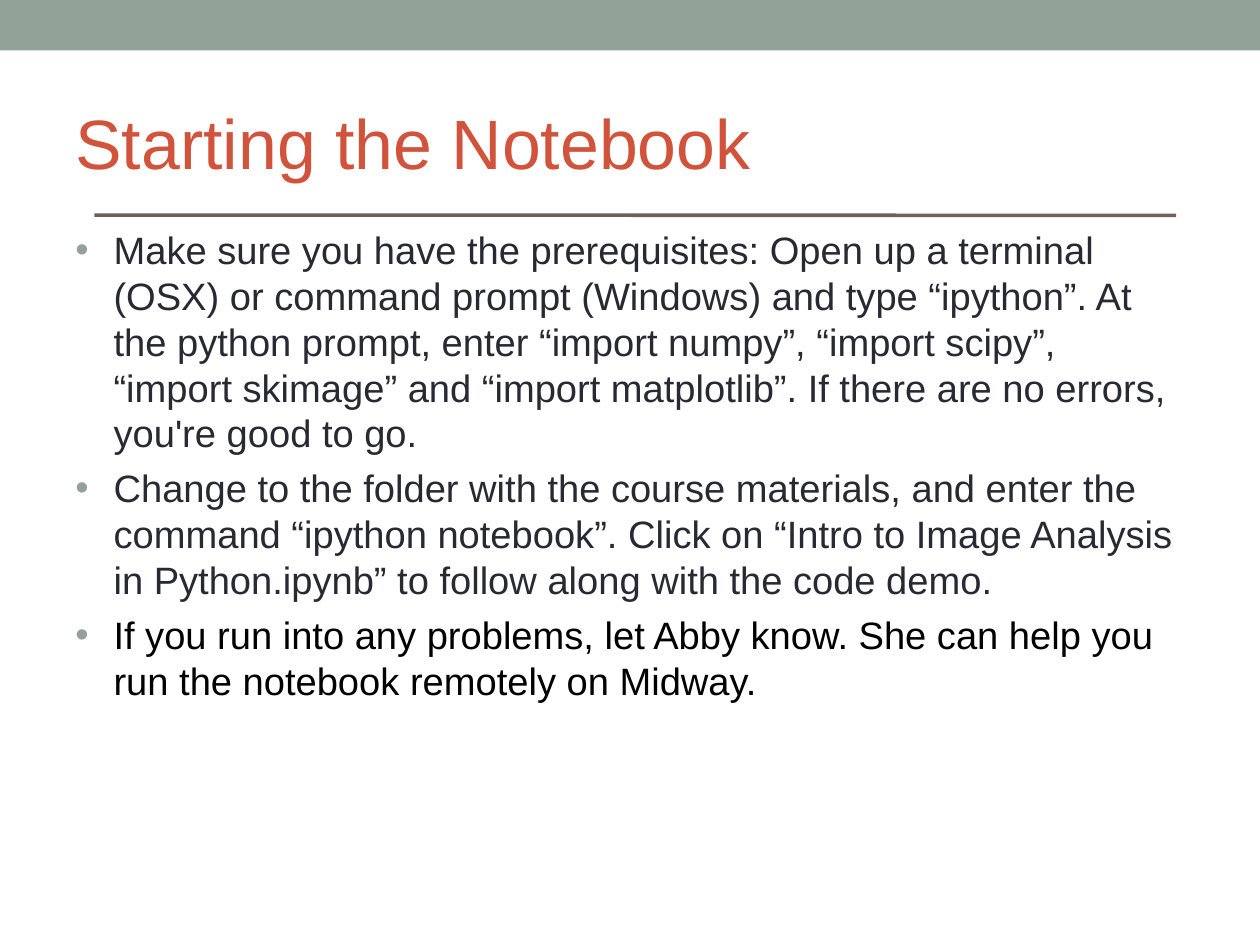
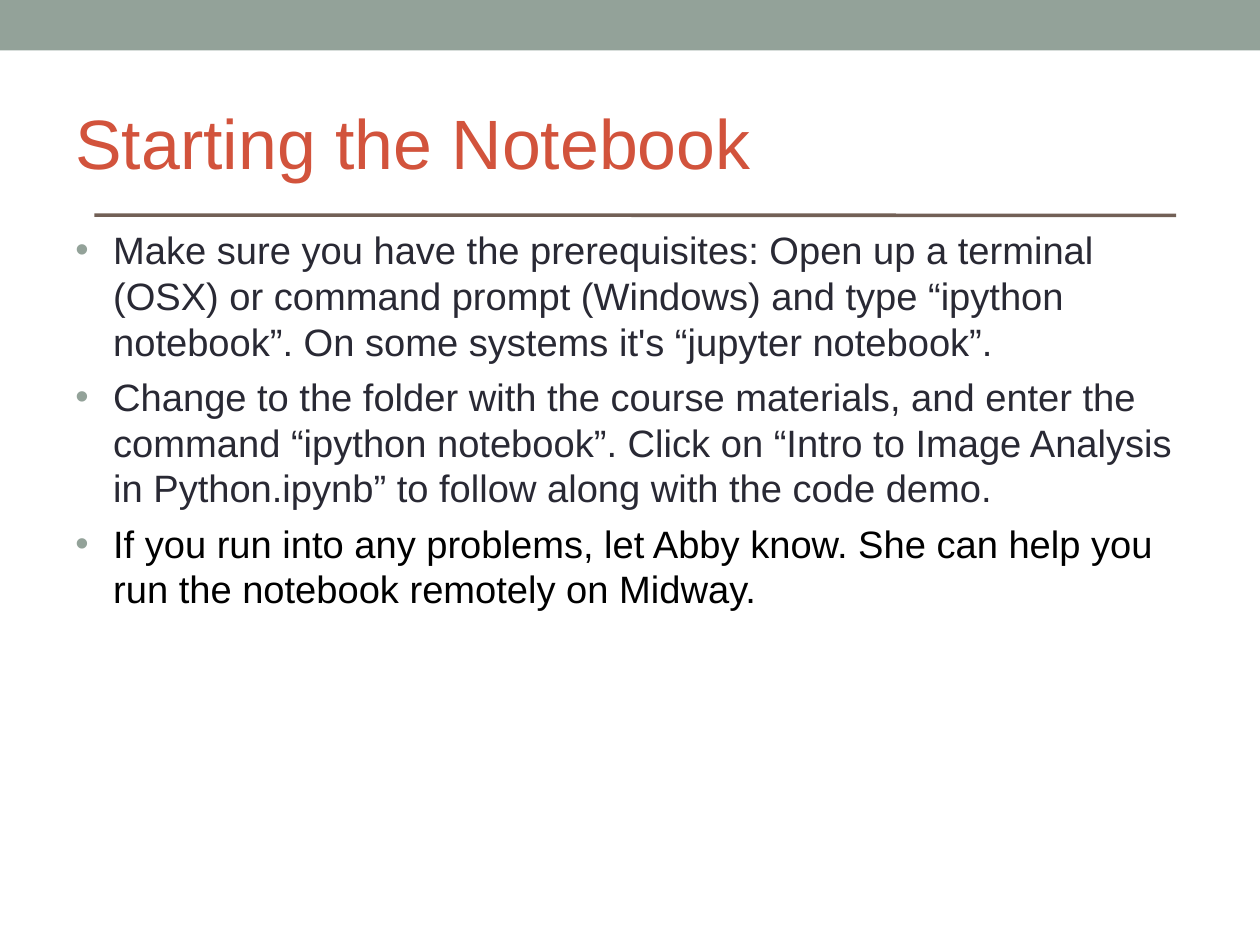
Before and after one commit to brikeats/Image-Analysis-in-Python, a slide deck: slide 3 of ImageAnalysisPython.ppt. Drawn at 1260x945 pixels with LibreOffice and Linux fonts; fonts in the diff are those of the drawing. Boxes give left, top, right and bottom in pixels: in the first picture for what was removed or moved away, otherwise in the second. Text is boxed around its words. In the diff, an @@ line names an element or a change of style, - is before the commit and + after.

```diff
--- a/ImageAnalysisPython.ppt
+++ b/ImageAnalysisPython.ppt
@@ text at <box>113,236,1093,364</box>: text changed @@
-• Make sure you have the prerequisites: Open up a terminal (OSX) or command prompt (Windows) and type “ipython”. At the python prompt, enter “import numpy”, “import scipy”, “import skimage” and “import matplotlib”. If there are no errors, you're good to go.
+• Make sure you have the prerequisites: Open up a terminal (OSX) or command prompt (Windows) and type “ipython notebook”. On some systems it's “jupyter notebook”.
```
Also in this commit, not shown: 15 other slides changed, 1 slide added, 1 slide removed, 2 other files.
